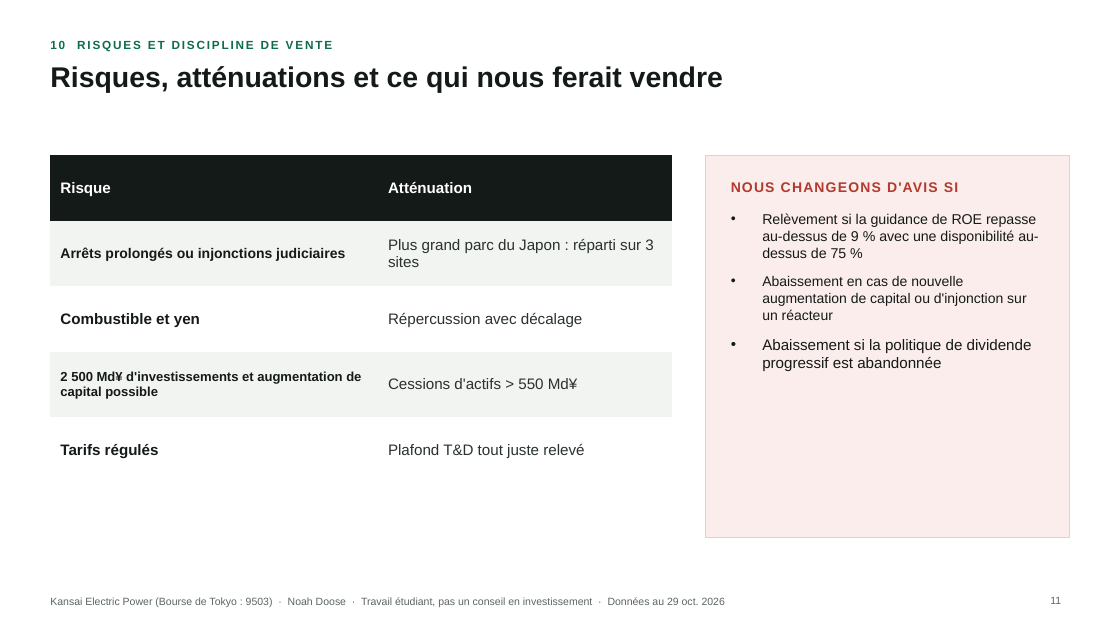
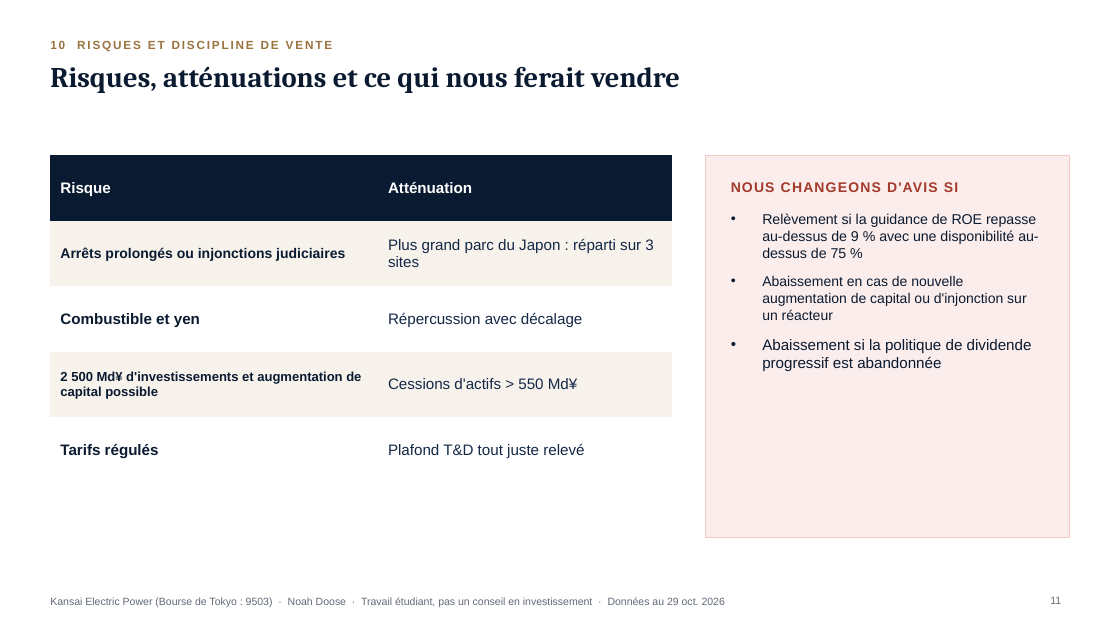
Before and after one commit to Fayzzy11/Portfolio-Project, a slide deck: slide 11 of docs/assets/pitches/9503_JP_Kansai_Electric_Power_pitch_FR.pptx. Drawn at 1120x630 pixels with LibreOffice and Linux fonts; fonts in the diff are those of the drawing. Boxes give left, top, right and bottom in pixels: in the first picture for what was removed or moved away, otherwise in the second. Text is boxed around its words. In the diff, an @@ line names an element or a change of style, - is before the commit and + after.

```diff
--- a/docs/assets/pitches/9503_JP_Kansai_Electric_Power_pitch_FR.pptx
+++ b/docs/assets/pitches/9503_JP_Kansai_Electric_Power_pitch_FR.pptx
@@ text "10 RISQUES ET DISCIPLINE DE ..." at [50,41,333,52]: text colour #0E6B4F to #9A7440 @@
@@ title "Risques, atténuations et ce qui ..." at [50,67,680,93]: font Arial to Cambria, text colour #141A17 to #0A1A30 @@
@@ table at [50,155,672,463] @@
@@ fill #141A17 to #0A1A30 in row 1 @@
@@ fill #F2F4F1 to #F7F3EC in 4 cells @@
@@ text colour #141A17 to #0A1A30 in "Arrêts prolongés ou injonctions judiciaires", "Combustible et yen", "2 500 Md¥ d'investissements et augmentation de ...", "Tarifs régulés" @@
@@ text colour #2A322E to #142846 in "Plus grand parc du Japon : réparti ...", "Répercussion avec décalage", "Cessions d'actifs > 550 Md¥", "Plafond T&D tout juste relevé" @@
@@ text "NOUS CHANGEONS D'AVIS SI" at [731,182,958,192]: text colour #B23A2E to #A33A2B @@
@@ text "Relèvement si la guidance de ..." at [762,213,1038,371]: text colour #141A17 to #0A1A30 @@
@@ text "Kansai Electric Power (Bourse de ..." at [50,597,725,607]: text colour #5B6660 to #616A78 @@
@@ page number at [1050,597,1061,604]: text colour #5B6660 to #616A78 @@
```
Also in this commit, not shown: 11 other slides changed, 37 other files.
